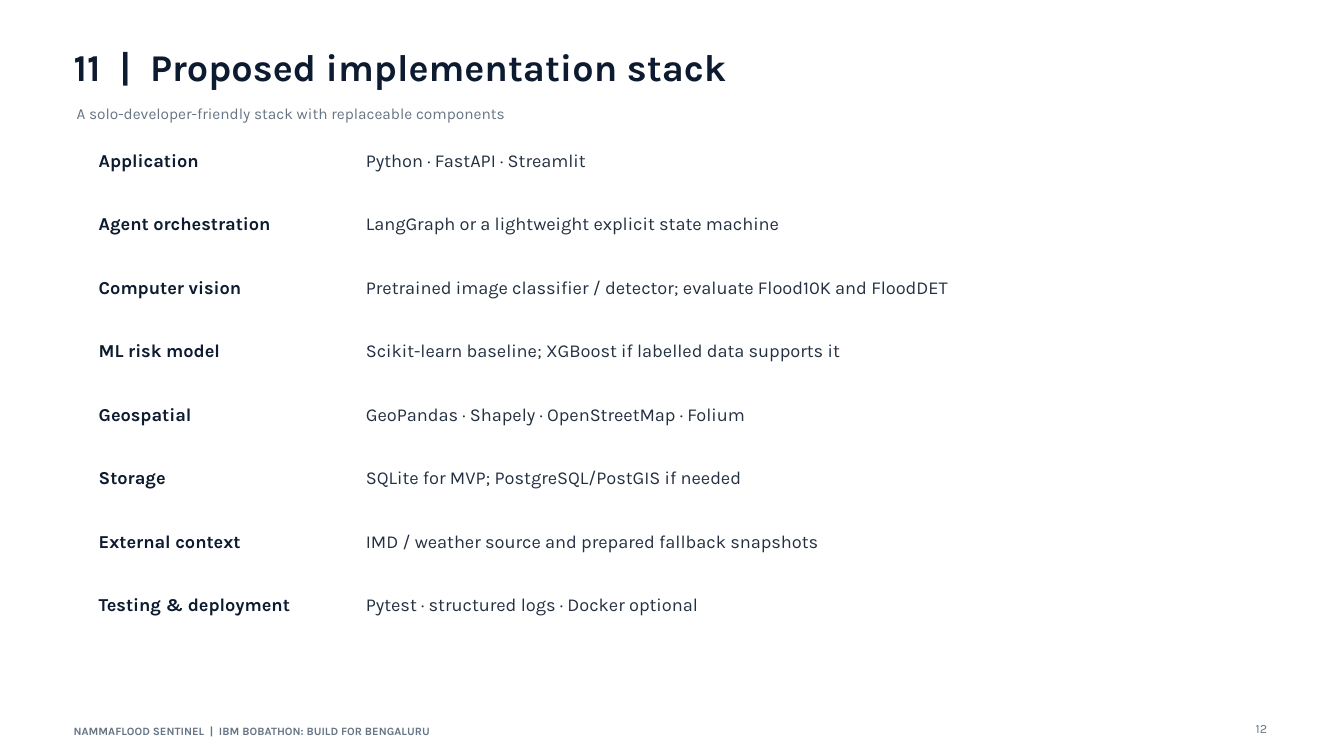
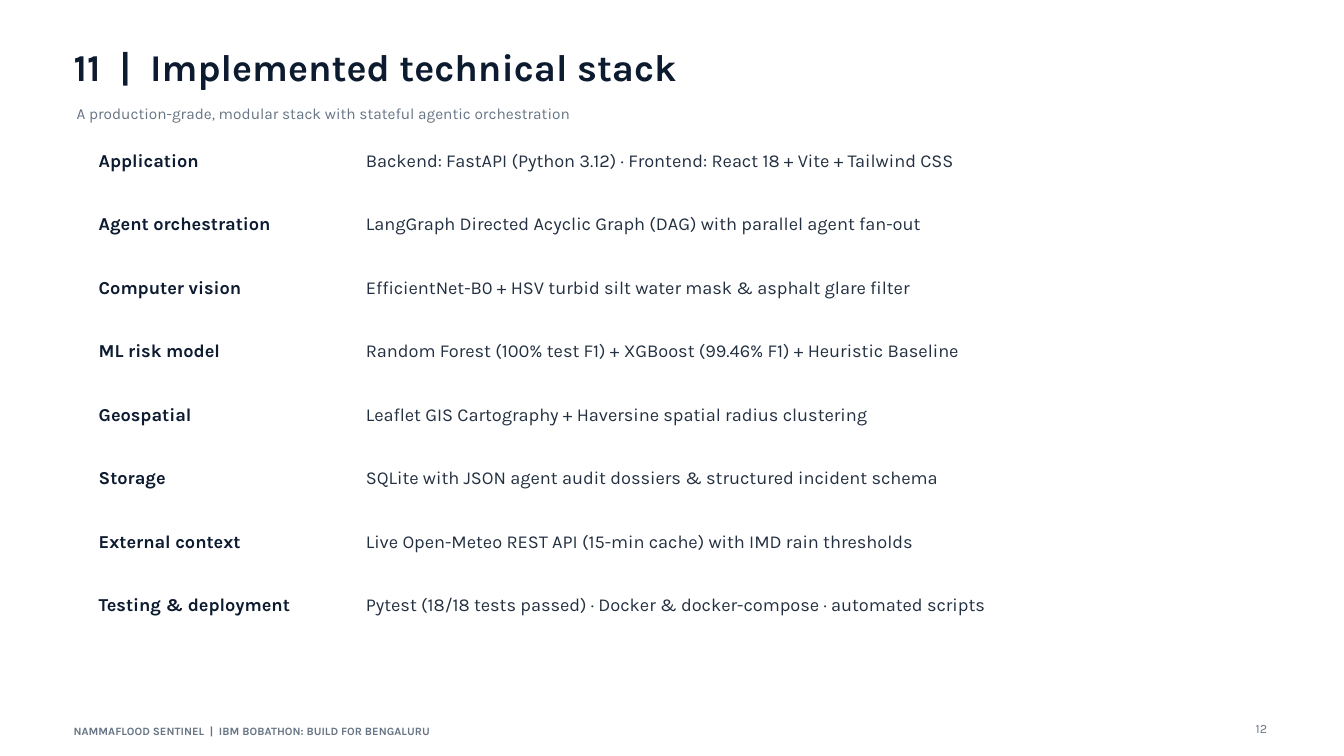
Before and after one commit to vasudev1876961/NammaFlood-Sentinel, a slide deck: slide 12 of artifacts/demo/NammaFlood_Sentinel_IBM_Bobathon_Submission.pptx. Drawn at 1344x756 pixels with LibreOffice and Linux fonts; fonts in the diff are those of the drawing. Boxes give left, top, right and bottom in pixels: in the first picture for what was removed or moved away, otherwise in the second. Text is boxed around its words. In the diff, an @@ line names an element or a change of style, - is before the commit and + after.

```diff
--- a/artifacts/demo/NammaFlood_Sentinel_IBM_Bobathon_Submission.pptx
+++ b/artifacts/demo/NammaFlood_Sentinel_IBM_Bobathon_Submission.pptx
@@ text at bbox=[74, 54, 676, 90]: text changed @@
-11 | Proposed implementation stack
+11 | Implemented technical stack
@@ text at bbox=[77, 108, 570, 123]: text changed @@
-A solo-developer-friendly stack with replaceable components
+A production-grade, modular stack with stateful agentic orchestration
@@ text at bbox=[366, 154, 953, 172]: text changed @@
-Python · FastAPI · Streamlit
+Backend: FastAPI (Python 3.12) · Frontend: React 18 + Vite + Tailwind CSS
@@ text at bbox=[366, 217, 920, 235]: text changed @@
-LangGraph or a lightweight explicit state machine
+LangGraph Directed Acyclic Graph (DAG) with parallel agent fan-out
@@ text at bbox=[366, 281, 909, 299]: text changed @@
-Pretrained image classifier / detector; evaluate Flood10K and FloodDET
+EfficientNet-B0 + HSV turbid silt water mask & asphalt glare filter
@@ text at bbox=[366, 344, 959, 359]: text changed @@
-Scikit-learn baseline; XGBoost if labelled data supports it
+Random Forest (100% test F1) + XGBoost (99.46% F1) + Heuristic Baseline
@@ text at bbox=[366, 408, 867, 426]: text changed @@
-GeoPandas · Shapely · OpenStreetMap · Folium
+Leaflet GIS Cartography + Haversine spatial radius clustering
@@ text at bbox=[366, 471, 938, 489]: text changed @@
-SQLite for MVP; PostgreSQL/PostGIS if needed
+SQLite with JSON agent audit dossiers & structured incident schema
@@ text at bbox=[366, 535, 913, 553]: text changed @@
-IMD / weather source and prepared fallback snapshots
+Live Open-Meteo REST API (15-min cache) with IMD rain thresholds
@@ text at bbox=[366, 597, 985, 616]: text changed @@
-Pytest · structured logs · Docker optional
+Pytest (18/18 tests passed) · Docker & docker-compose · automated scripts
```
Also in this commit, not shown: 12 other slides changed.
